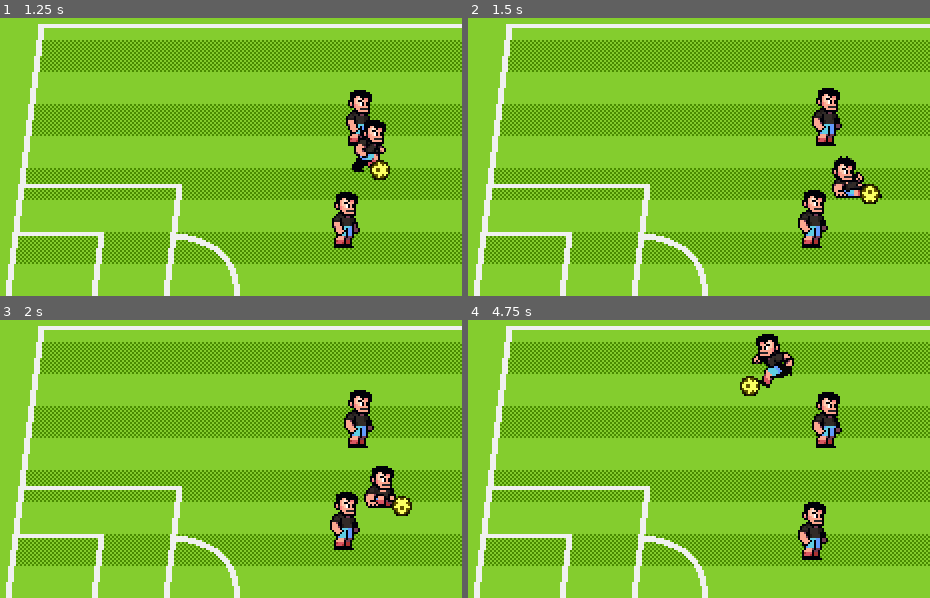
Above: before the commit, frames 1-4 (two rows, left to right).
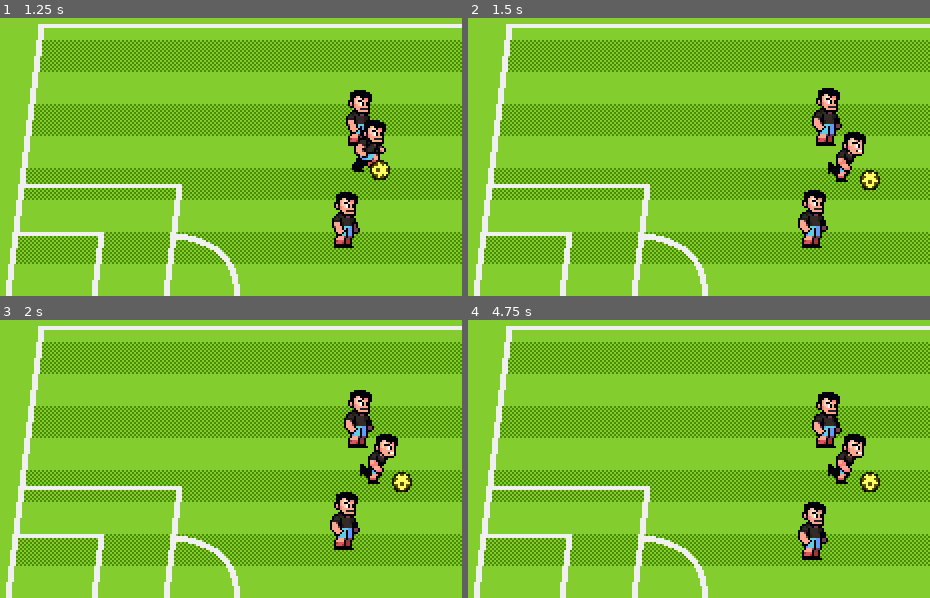
Above: after the commit, the same moments.

Repository: cwibowo/bola-tutorial
Game: Godot game, scene res://scenes/world.tscn
The game is run twice, just before and just after one commit, with the same random seed, the same clock (stepped at 60 frames per second) and the same inputs.
Inputs:
- Up to frame 1 (1.25 s): hold D (p1_right) from 0.53 s (still down); tap G (p1_pass) at 0.6 s
- Up to frame 2 (1.5 s): release D (p1_right) at 1.28 s; hold S (p1_down) from 1.28 s (still down); tap H (p1_shoot) at 1.35 s
- Up to frame 3 (2 s): keep holding S (p1_down)
- Up to frame 4 (4.75 s): release S (p1_down) at 2.03 s; hold D (p1_right) 2.03-2.78 s; tap one key every 0.75 s from 2.1 s: Down (p2_down) Left (p2_left) Keypad 2 (p2_pass) Right (p2_right); hold W (p1_up) 2.78-3.53 s; hold A (p1_left) from 3.53 s (still down)

Frame 1 is identical in both runs. In frame 2, 1.6% of the frame differs, in the area x 77-90%, y 41-67%; in frame 3, 1.9%; in frame 4, 2.3%, in the area x 58-90%, y 5-62%.

Commit message:
add shot

Diff:
--- a/scenes/characters/character_states/player_state_moving.gd
+++ b/scenes/characters/character_states/player_state_moving.gd
@@ -14,5 +14,8 @@
 	var direction := KeyUtils.get_input_vector(player.control_scheme)
 	player.velocity = direction * player.speed
 
-	if player.velocity != Vector2.ZERO and KeyUtils.is_action_just_pressed(player.control_scheme, KeyUtils.Action.SHOOT):
-		state_transition_requested.emit(Player.State.TACKLING)
+	if player.has_ball() and KeyUtils.is_action_just_pressed(player.control_scheme, KeyUtils.Action.SHOOT):
+		state_transition_requested.emit(Player.State.PREPPING_SHOT)
+
+	#if player.velocity != Vector2.ZERO and KeyUtils.is_action_just_pressed(player.control_scheme, KeyUtils.Action.SHOOT):
+		#state_transition_requested.emit(Player.State.TACKLING)
--- /dev/null
+++ b/scenes/characters/character_states/player_state_prepping_shot.gd
@@ -0,0 +1,24 @@
+class_name PlayerStatePreppingShot
+extends PlayerState
+
+const DURATION_MAX_SHOT := 1000.0
+const EASE_FACTOR := 1.5
+
+var shot_direction := Vector2.ZERO
+var time_start_shoot := Time.get_ticks_msec()
+
+func _enter_tree():
+	animation_player.play("prep_kick")
+	player.velocity = Vector2.ZERO
+
+func _process(delta):
+	shot_direction += KeyUtils.get_input_vector(player.control_scheme) * delta
+	var press_duration := clampf(Time.get_ticks_msec() - time_start_shoot, 0.0, DURATION_MAX_SHOT)
+
+	if press_duration >= DURATION_MAX_SHOT or KeyUtils.is_action_just_released(player.control_scheme, KeyUtils.Action.SHOOT):
+		var ease_time := press_duration / DURATION_MAX_SHOT
+		var power := ease(ease_time, EASE_FACTOR)
+		var shot_power := player.power * power
+		shot_direction = shot_direction.normalized()
+		print(shot_power, shot_direction)
+		state_transition_requested.emit(Player.State.SHOOTING)
--- /dev/null
+++ b/scenes/characters/character_states/player_state_shooting.gd
@@ -0,0 +1,2 @@
+class_name PlayerStateShooting
+extends PlayerState
--- a/scenes/characters/player.gd
+++ b/scenes/characters/player.gd
@@ -2,9 +2,11 @@
 extends CharacterBody2D
 
 enum ControlScheme {CPU, P1, P2}
-enum State {MOVING, TACKLING, RECOVERING}
+enum State {MOVING, TACKLING, RECOVERING, PREPPING_SHOT, SHOOTING}
 
+@export var ball : Ball
 @export var control_scheme : ControlScheme
+@export var power : float
 @export var speed : float
 
 @onready var animation_player : AnimationPlayer = %AnimationPlayer
@@ -48,3 +50,6 @@
 		player_sprite.flip_h = false
 	elif heading == Vector2.LEFT:
 		player_sprite.flip_h = true
+
+func has_ball() -> bool:
+	return GameState.BallCarrier == self
--- a/scenes/characters/player.tscn
+++ b/scenes/characters/player.tscn
@@ -34,6 +34,41 @@
 "transitions": PackedFloat32Array(1, 1, 1, 1),
 "update": 1,
 "values": [0, 1, 2, 3]
+}
+
+[sub_resource type="Animation" id="Animation_6eyoc"]
+resource_name = "kick"
+length = 0.15
+step = 0.05
+tracks/0/type = "value"
+tracks/0/imported = false
+tracks/0/enabled = true
+tracks/0/path = NodePath("PlayerSprite:frame")
+tracks/0/interp = 1
+tracks/0/loop_wrap = true
+tracks/0/keys = {
+"times": PackedFloat32Array(0, 0.05, 0.1),
+"transitions": PackedFloat32Array(1, 1, 1),
+"update": 1,
+"values": [49, 50, 51]
+}
+
+[sub_resource type="Animation" id="Animation_kqtwu"]
+resource_name = "prep_kick"
+length = 0.1
+loop_mode = 1
+step = 0.1
+tracks/0/type = "value"
+tracks/0/imported = false
+tracks/0/enabled = true
+tracks/0/path = NodePath("PlayerSprite:frame")
+tracks/0/interp = 1
+tracks/0/loop_wrap = true
+tracks/0/keys = {
+"times": PackedFloat32Array(0),
+"transitions": PackedFloat32Array(1),
+"update": 1,
+"values": [48]
 }
 
 [sub_resource type="Animation" id="Animation_atpat"]
@@ -93,6 +128,8 @@
 _data = {
 &"RESET": SubResource("Animation_76oj4"),
 &"idle": SubResource("Animation_yewv4"),
+&"kick": SubResource("Animation_6eyoc"),
+&"prep_kick": SubResource("Animation_kqtwu"),
 &"recover": SubResource("Animation_atpat"),
 &"run": SubResource("Animation_rp718"),
 &"tackle": SubResource("Animation_dyp2m")
@@ -105,6 +142,7 @@
 [node name="Player" type="CharacterBody2D"]
 collision_layer = 2
 script = ExtResource("1_yewv4")
+power = 80.0
 speed = 80.0
 
 [node name="PlayerSprite" type="Sprite2D" parent="."]
--- a/scenes/characters/player_state_factory.gd
+++ b/scenes/characters/player_state_factory.gd
@@ -6,7 +6,9 @@
 	states = {
 		Player.State.MOVING: PlayerStateMoving,
 		Player.State.TACKLING: PlayerStateTackling,
-		Player.State.RECOVERING: PlayerStateRecovering
+		Player.State.RECOVERING: PlayerStateRecovering,
+		Player.State.PREPPING_SHOT: PlayerStatePreppingShot,
+		Player.State.SHOOTING: PlayerStateShooting
 	}
 
 func get_fresh_state(state: Player.State) -> PlayerState:
--- a/scenes/world.tscn
+++ b/scenes/world.tscn
@@ -28,16 +28,19 @@
 [node name="ActorsContainer" type="Node2D" parent="."]
 y_sort_enabled = true
 
-[node name="Player" parent="ActorsContainer" instance=ExtResource("4_k0juu")]
+[node name="Player" parent="ActorsContainer" node_paths=PackedStringArray("ball") instance=ExtResource("4_k0juu")]
 position = Vector2(180, 118)
+ball = NodePath("../Ball")
 control_scheme = 1
 
-[node name="Player2" parent="ActorsContainer" instance=ExtResource("4_k0juu")]
+[node name="Player2" parent="ActorsContainer" node_paths=PackedStringArray("ball") instance=ExtResource("4_k0juu")]
 position = Vector2(222, 156)
+ball = NodePath("../Ball")
 control_scheme = 2
 
-[node name="Player3" parent="ActorsContainer" instance=ExtResource("4_k0juu")]
+[node name="Player3" parent="ActorsContainer" node_paths=PackedStringArray("ball") instance=ExtResource("4_k0juu")]
 position = Vector2(229, 105)
+ball = NodePath("../Ball")
 
 [node name="Ball" parent="ActorsContainer" instance=ExtResource("5_71j4m")]
 position = Vector2(203, 125)
Not shown, added: scenes/characters/character_states/player_state_prepping_shot.gd.uid
Not shown, added: scenes/characters/character_states/player_state_shooting.gd.uid
Not shown: 1 places in scenes/characters/player.tscn that only renumber resources
